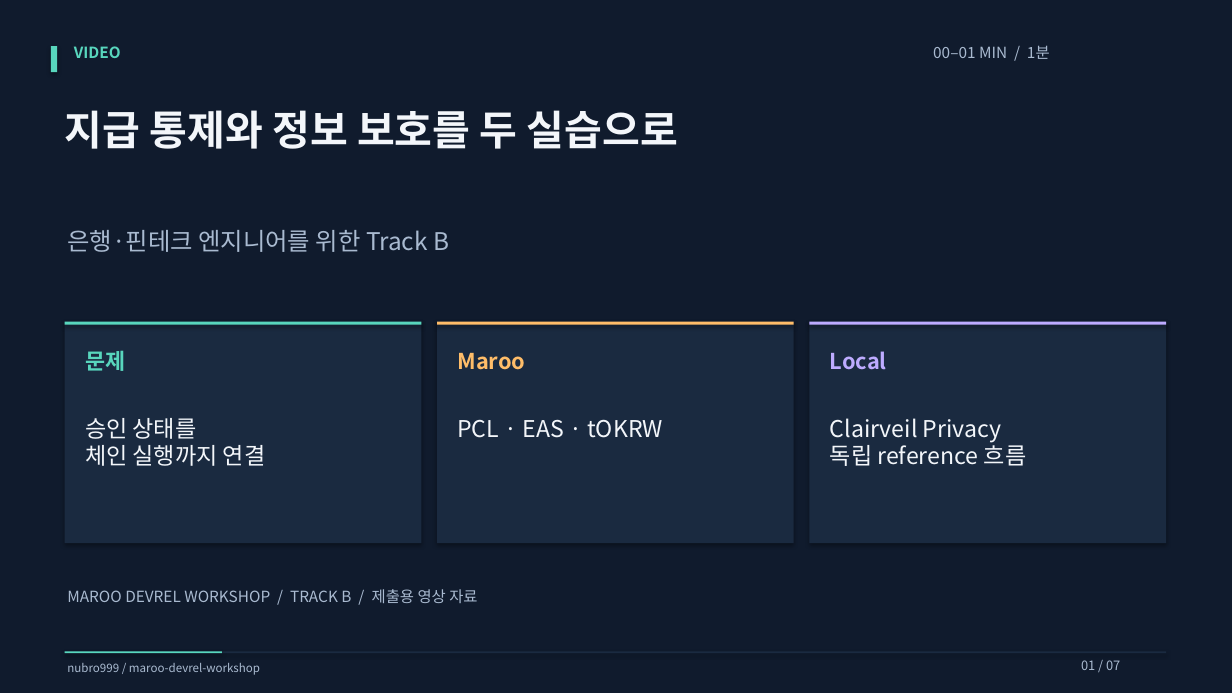
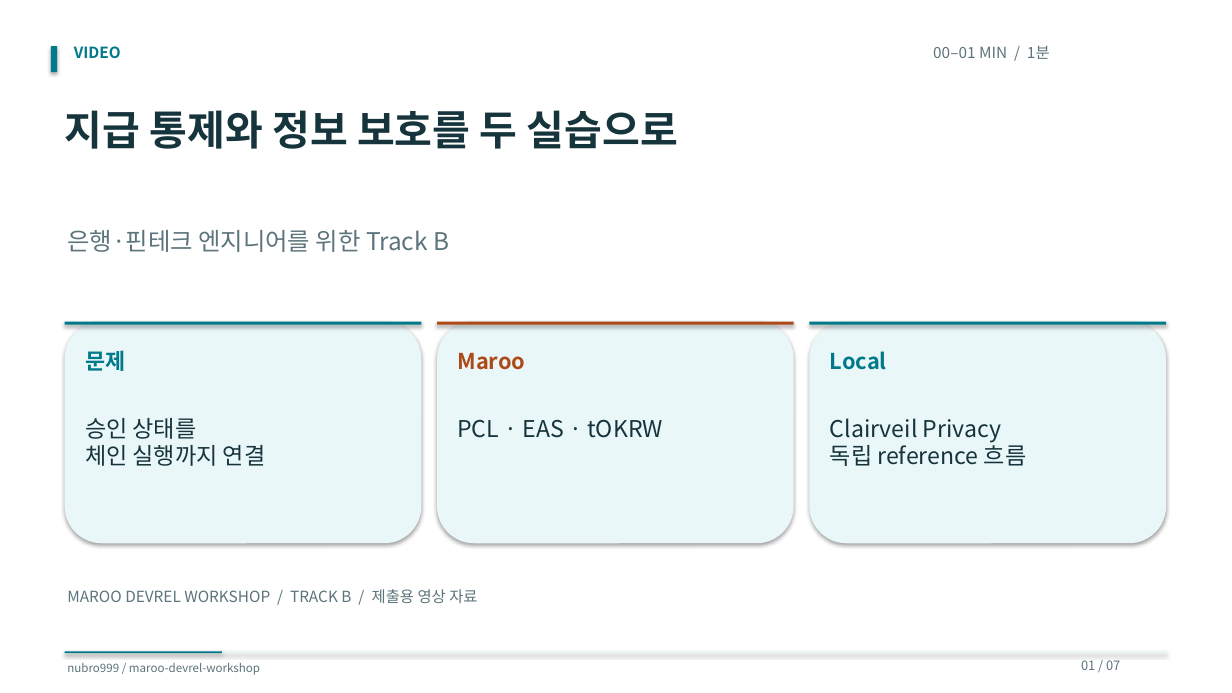
Before and after one commit to nubro999/maroo-devrel-workshop, a slide deck: slide 1 of video/Video_Slides.pptx. Drawn at 1232x693 pixels with LibreOffice and Linux fonts; fonts in the diff are those of the drawing. Boxes give left, top, right and bottom in pixels: in the first picture for what was removed or moved away, otherwise in the second. Text is boxed around its words. In the diff, an @@ line names an element or a change of style, - is before the commit and + after.

Commit message:
Restyle workshop and cheatsheet with white and Maroo core colors

```diff
--- a/video/Video_Slides.pptx
+++ b/video/Video_Slides.pptx
@@ rectangle at [0, 0, 1232, 693]: fill #101B2D to #FFFFFF @@
@@ text "VIDEO" at [74, 46, 121, 58]: text colour #58D6BD to #007A8A @@
@@ fill #58D6BD to #007A8A in 3 elements at [51, 46, 57, 72], [65, 652, 222, 653], [65, 322, 421, 325] @@
@@ rectangle at [437, 322, 794, 325]: fill #FFBD69 to #AC4A18 @@
@@ rectangle at [810, 322, 1166, 325]: fill #BDABFF to #007A8A @@
@@ rectangle to rounded rectangle; fill #1A2A40 to #EAF7F9 in 3 elements at [65, 322, 421, 543], [437, 322, 794, 543], [810, 322, 1166, 543] @@
@@ text "문제" at [85, 350, 125, 371]: text colour #58D6BD to #007A8A @@
@@ text "Maroo" at [457, 353, 525, 370]: text colour #FFBD69 to #AC4A18 @@
@@ text "Local" at [830, 351, 887, 370]: text colour #BDABFF to #007A8A @@
@@ text colour #F3F6FA to #16343B in 4 elements at [65, 110, 678, 149], [85, 418, 266, 466], [457, 419, 663, 438], [830, 418, 1027, 466] @@
@@ rectangle at [65, 652, 1166, 653]: fill #1A2A40 to #EAF7F9 @@
@@ text colour #A9BAD0 to #5C747B in 5 elements at [933, 45, 1050, 59], [67, 230, 449, 252], [67, 589, 477, 603], [67, 663, 260, 675], [1081, 660, 1120, 670] @@
```
Also in this commit, not shown: 6 other slides changed, 8 other files.
